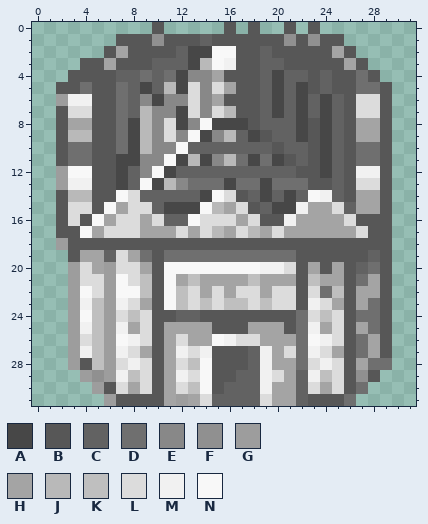
Edited in one commit: pixel-art sprite (Assets/Resources/cityv2.png). Above: the version before the commit.
The file is 32x32 pixels. Colours within 5 levels of each other are drawn and written as one.
Palette (. is transparent): A #474747  B #575757  C #626262  D #6f6f6f  E #888888  F #909090  G #9d9d9d  H #a4a4a4  J #b9b9b9  K #bfbfbf  L #dcdcdc  M #f1f1f1  N #f8f8f8
The result:
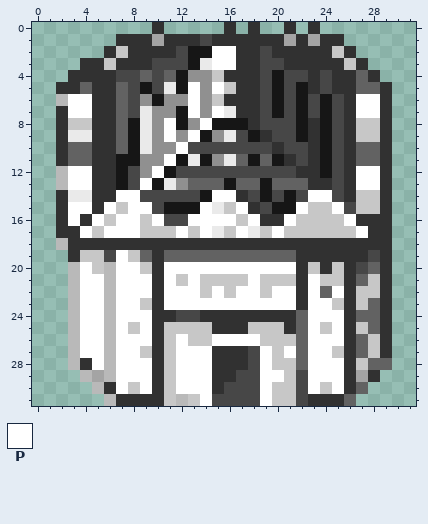
Colours new in this view: P #ffffff
Diff:
@@ palette @@
-A #474747
+A #161616
-B #575757
+B #313131
-C #626262
+C #474747
-D #6f6f6f
+D #626262
-E #888888
+E #909090
-F #909090
+F #a4a4a4
-G #9d9d9d
+G #b9b9b9
-H #a4a4a4
+H #c7c7c7
-J #b9b9b9
+J #eaeaea
@@ x 0..31 @@
  1 .......BBBFBBBCBBBBBBFBFBB......
- 2 ......BHBBBBCAANNBBCBBBBBHB.....
- 3 ....BBHBBBCCCAJNMBBCCBBBBBHB....
+ 2 ......BHBBBBCAAPPBBCBBBBBHB.....
+ 3 ....BBHBBBCCCAJPPBBCCBBBBBHB....
  4 ...BBBBCCDCDAEEHBBBCACCBCBBDB...
- 5 ..BBDBBDCACJALELHBBCACABCBBDDB..
- 6 ..GMMBBDCEAEELEHBBBCACACACBLLB..
- 7 ..BLLBBDCJEEALELJBBCACACACBLLB..
- 8 ..BHHBBDAJELAENAAABCCCABACBHHB..
- 9 ..BJJBBDAJELENAEJCABCCABACBHHB..
-10 ..BDDBBDAJEENCCCCCCCBCCBACBDDB..
-11 ..BDDBBAAEENAJAEJDADABCBACBDDB..
-12 ..GNNBBACENACCCCCCCCCCBBACBMMB..
-13 ..GMMBBACNAJEDDDADDADDDBBCBLLB..
-14 ..BJJBBNLCCCCCANLBCACACNMCBHHB..
-15 ..BLLBNHLLCAAANJHLBCAAMHHLCHHB..
-16 ..BLBNHLLHLCCNLLLHLBBMHHHHLBBB..
-17 ..BBNHLLLHHHLHLJHLJHLHHHHHHLBB..
+ 5 ..BBDBBDCACJAPEPHBBCACABCBBDDB..
+ 6 ..GPPBBDCEAEEPEHBBBCACACACBPPB..
+ 7 ..BPPBBDCJEEAPEPJBBCACACACBPPB..
+ 8 ..BHHBBDAJEPAEPAAABCCCABACBHHB..
+ 9 ..BJJBBDAJEPEPAEJCABCCABACBHHB..
+10 ..BDDBBDAJEEPCCCCCCCBCCBACBDDB..
+11 ..BDDBBAAEEPAJAEJDADABCBACBDDB..
+12 ..GPPBBACEPACCCCCCCCCCBBACBPPB..
+13 ..GPPBBACPAJEDDDADDADDDBBCBPPB..
+14 ..BJJBBPPCCCCCAPPBCACACPPCBHHB..
+15 ..BPPBPHPPCAAAPJHPBCAAPHHPCHHB..
+16 ..BPBPHPPHPCCPPPPHPBBPHHHHPBBB..
+17 ..BBPHPPPHHHPHPJHPJHPHHHHHHPBB..
 18 ..GBBBBBBBBBBBBBBBBBBBBBBBBBBB..
-19 ...BHHCLHDBDDDDDDDDDDDBBBBBBCB..
-20 ...GLHGLLHBNNNNNNNNMMLBHBHBCDB..
-21 ...GLLGNLKBNHKHHHHKHHHBKHHBDHB..
-22 ...GNLGNNKBNKLHLHLLHLLBLDKBHHB..
-23 ...GMKGMLHBNKLKLKKLKLLBMLHBHDB..
-24 ...GNKGLKLBBCCBBBBBBBBDLKLBDDB..
-25 ...GMKGMHLBHHHHBBBHHHBDMHLBHDB..
-26 ...GLKGNMLBHLHHNMLLHHHDNMLBDHB..
-27 ...GMKGMLHBHMLMBBBCMHLDMLHBDHB..
-28 ...GBKGLMLBHLKNBBBCMHHDLMLBHDD..
-29 ....GFGMKLBHMLNBBCCMLHCMKLBFB...
-30 .....GBLHLBHLKNBCCCMHHCLHLBD....
-31 ......GBBBBHGHLCCCCLHHCBBBD.....
+19 ...BHHCPHDBDDDDDDDDDDDBBBBBBCB..
+20 ...GPHGPPHBPPPPPPPPPPPBHBHBCDB..
+21 ...GPPGPPPBPHPHHHHPHHHBPHHBDHB..
+22 ...GPPGPPPBPPPHPHPPHPPBPDPBHHB..
+23 ...GPPGPPHBPPPPPPPPPPPBPPHBHDB..
+24 ...GPPGPPPBBCCBBBBBBBBDPPPBDDB..
+25 ...GPPGPHPBHHHHBBBHHHBDPHPBHDB..
+26 ...GPPGPPPBHPHHPPPPHHHDPPPBDHB..
+27 ...GPPGPPHBHPPPBBBCPHPDPPHBDHB..
+28 ...GBPGPPPBHPPPBBBCPHHDPPPBHDD..
+29 ....GFGPPPBHPPPBBCCPPHCPPPBFB...
+30 .....GBPHPBHPPPBCCCPHHCPHPBD....
+31 ......GBBBBHGHPCCCCPHHCBBBD.....
Pixel boxes of the changes (left, top, right, bottom) in both pictures:
changed: (56, 22, 392, 406)
